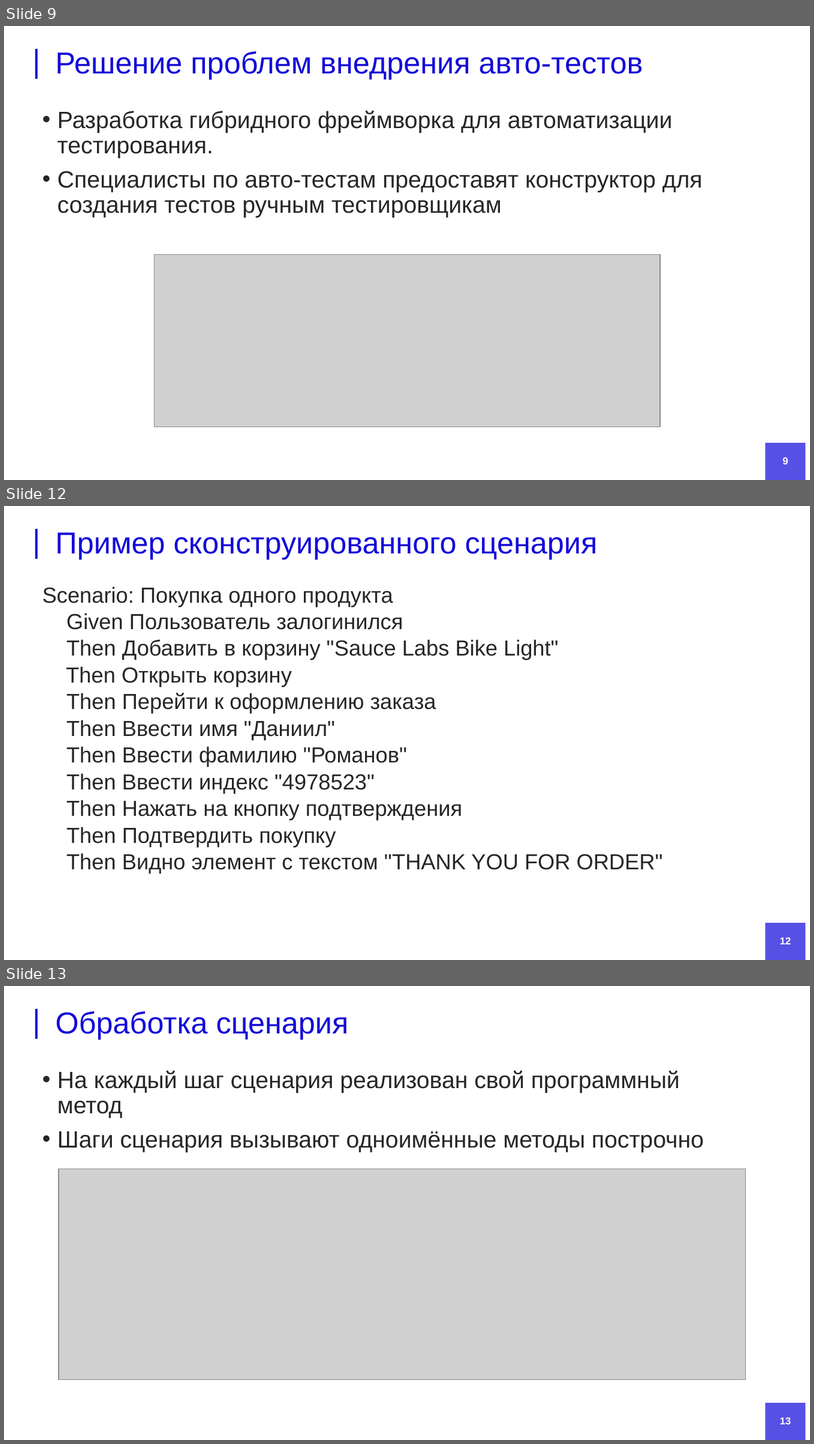
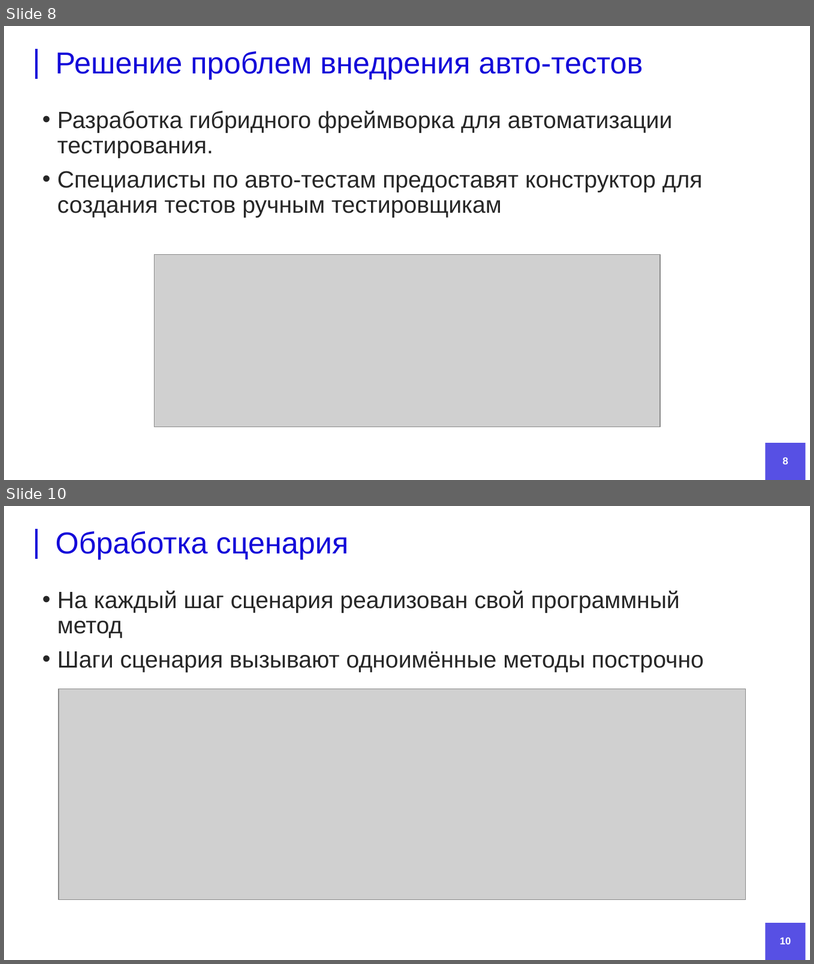
Before and after one commit to DanielRomanoff/practice, a slide deck: презентация.pptx. Shown one above the other, each under a label of ours: slides 9, 12 and 13 before the commit, slides 8 and 10 after it; the slides between them are not shown. The pictures are 814x1444 and 814x964 pixels, drawn with LibreOffice and Linux fonts; fonts in the diff are those of the drawing; grey boxes stand for pictures; background and template pictures are left out. Boxes give left, top, right and bottom in pixels: in the first picture for what was removed or moved away, otherwise in the second. Text is boxed around its words. In the diff, an @@ line names an element or a change of style, - is before the commit and + after.

```diff
--- a/презентация.pptx
+++ b/презентация.pptx
@@ slide 12 removed at bbox=[4, 506, 810, 960], background #FFFFFF; not listed: 2 template elements that a slide beside it also shows @@
@@ title removed at bbox=[56, 532, 598, 559] @@
-Пример сконструированного сценария
@@ text removed at bbox=[42, 586, 663, 873] @@
-Scenario: Покупка одного продукта
-Given Пользователь залогинился
-Then Добавить в корзину "Sauce Labs Bike Light"
-Then Открыть корзину
-Then Перейти к оформлению заказа
-Then Ввести имя "Даниил"
-Then Ввести фамилию "Романов"
-Then Ввести индекс "4978523"
-Then Нажать на кнопку подтверждения
-Then Подтвердить покупку
-Then Видно элемент с текстом "THANK YOU FOR ORDER"
@@ page number removed at bbox=[780, 937, 792, 944] @@
-12
@@ what was slide 9 is now slide 8 @@
@@ what was slide 13 is now slide 10 @@
@@ page number at bbox=[780, 937, 792, 944]: text changed @@
-13
+10
```
Also in this commit, not shown: 7 slides changed, 2 slides added, 5 other slides removed, 1 other file.
